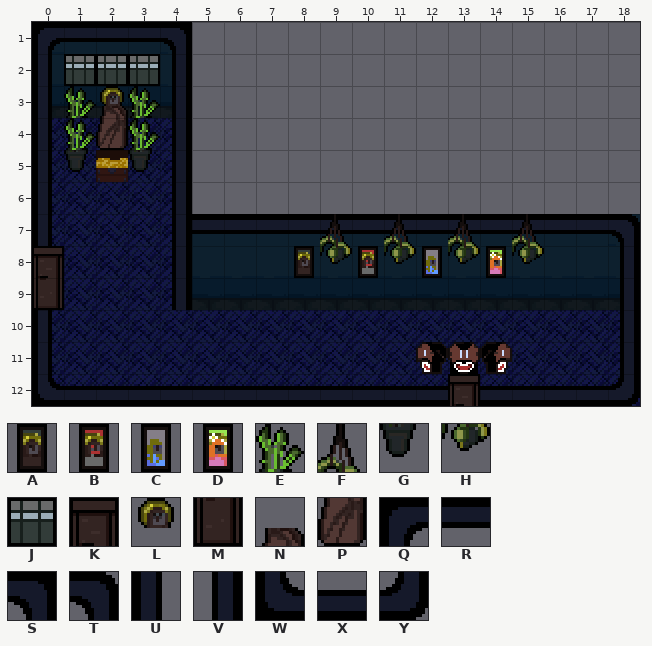
Tiled map, stored at game/assets/tiles/living_room_corridor.tmx. That is the earlier state.
Cells are 16x16 px. Shown: x 0..18, y 1..12.
Key: from "furniture_tileset_v2": A 210, B 211, C 212, D 213, E 276, F 303, G 307, H 334, J 415, K 418, L 425, M 449, N 456, P 487; from "parede_chao_tileset_v2": Q 1, R 2, S 3, T 4, U 6, V 8, W 11, X 12, Y 14.
_ is an empty cell.
Layers that did not change in this view are not listed.
Layer "Tile Layer 2" before, first column x 0:
 1 QRRRS______________
 2 UJJJV______________
 3 UENEV______________
 4 UEPEV______________
 5 UG_GV______________
 6 U___V______________
 7 U___VRRRRRRRRRRRRRT
 8 K___V____H_H_H_H__V
 9 M___V_____________V
10 U_________________V
11 U_________________V
12 WXXXXXXXXXXXXKXXXXY
Layer "Tile Layer 3" before, first column x 0:
 1 ___________________
 2 ___________________
 3 __L________________
 4 ___________________
 5 ___________________
 6 ___________________
 7 _________F_F_F_F___
 8 ________A_B_C_D____
 9 ___________________
10 ___________________
11 ___________________
12 ___________________
The result:
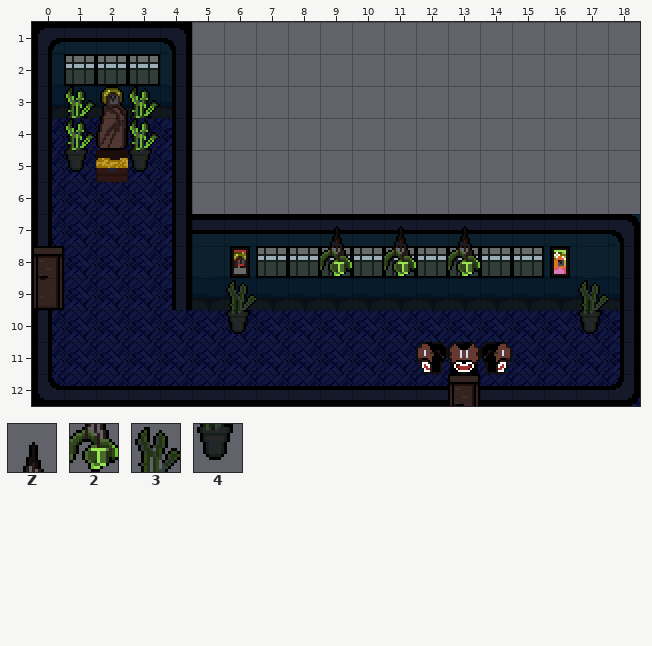
Further tiles: from "furniture_tileset_v2": Z 240, 2 271, 3 305, 4 336.
The edit:
Layer "Tile Layer 2":
y 8: x 7..15 __H_H_H_H -> JJJJJJJJJ
y 9: x 6 _ -> 3; x 17 _ -> 3
y 10: x 6 _ -> 4; x 17 _ -> 4
Layer "Tile Layer 3":
y 7: x 9 F -> Z; x 11 F -> Z; x 13 F -> Z; x 15 F -> _
y 8: x 6 _ -> B; x 8..14 A_B_C_D -> _2_2_2_; x 16 _ -> D
Pixel boxes of the changes (left, top, right, bottom) in both pictures:
changed: (226, 214, 608, 334)
